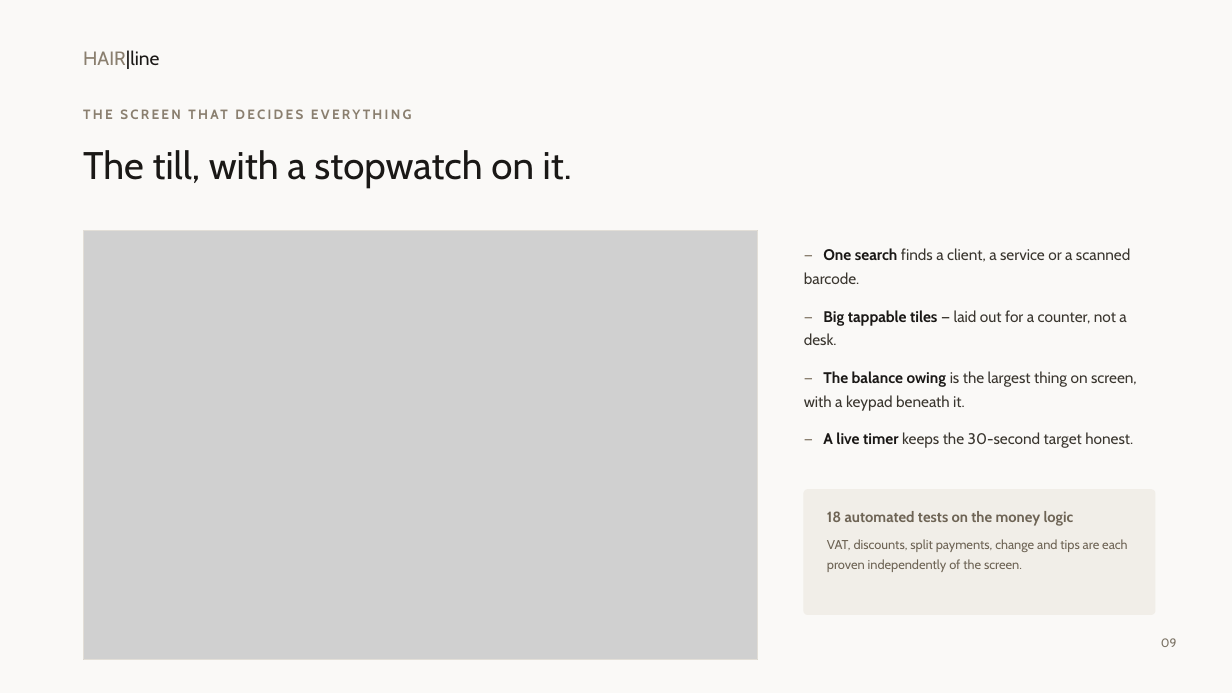
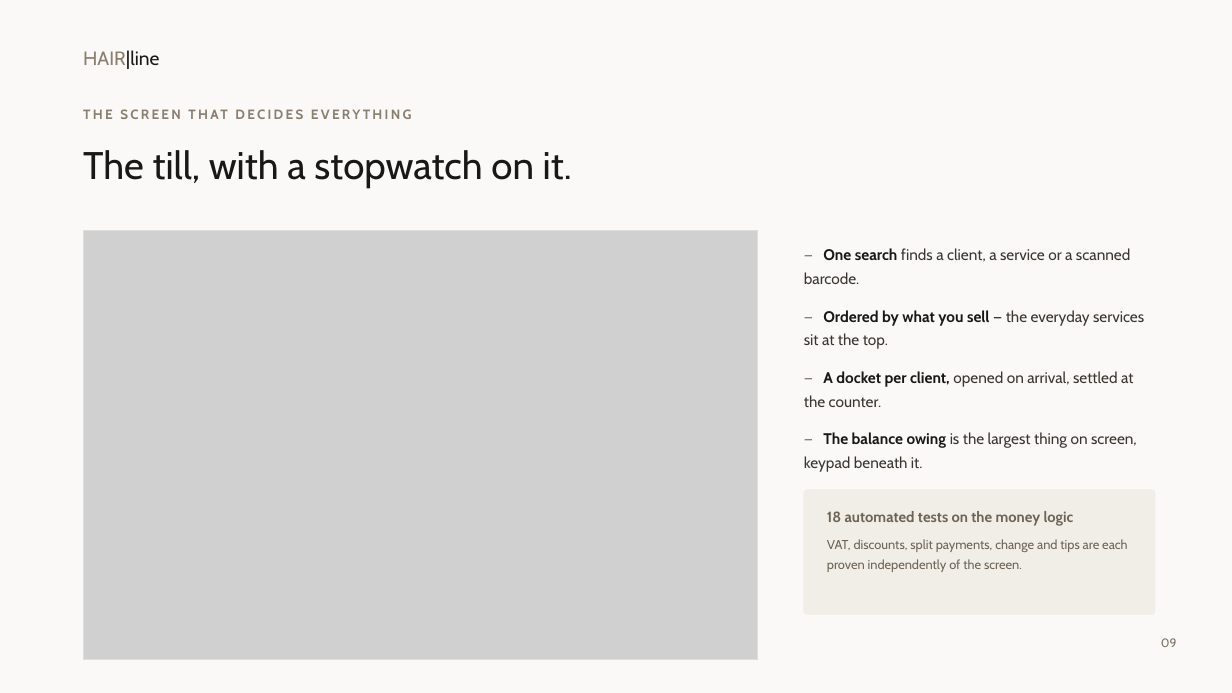
Before and after one commit to AshleyTerra/hairline, a slide deck: slide 9 of docs/Hairline Salon Manager - Presentation.pptx. Drawn at 1232x693 pixels with LibreOffice and Linux fonts; fonts in the diff are those of the drawing; grey boxes stand for pictures. Boxes give left, top, right and bottom in pixels: in the first picture for what was removed or moved away, otherwise in the second. Text is boxed around its words. In the diff, an @@ line names an element or a change of style, - is before the commit and + after.

```diff
--- a/docs/Hairline Salon Manager - Presentation.pptx
+++ b/docs/Hairline Salon Manager - Presentation.pptx
@@ text at [804, 310, 1144, 472]: text changed @@
-— Big tappable tiles — laid out for a counter, not a desk.
-— The balance owing is the largest thing on screen, with a keypad beneath it.
-— A live timer keeps the 30-second target honest.
+— Ordered by what you sell — the everyday services sit at the top.
+— A docket per client, opened on arrival, settled at the counter.
+— The balance owing is the largest thing on screen, keypad beneath it.
```
Also in this commit, not shown: 1 other slide changed, 1 slide removed, 6 other files.
